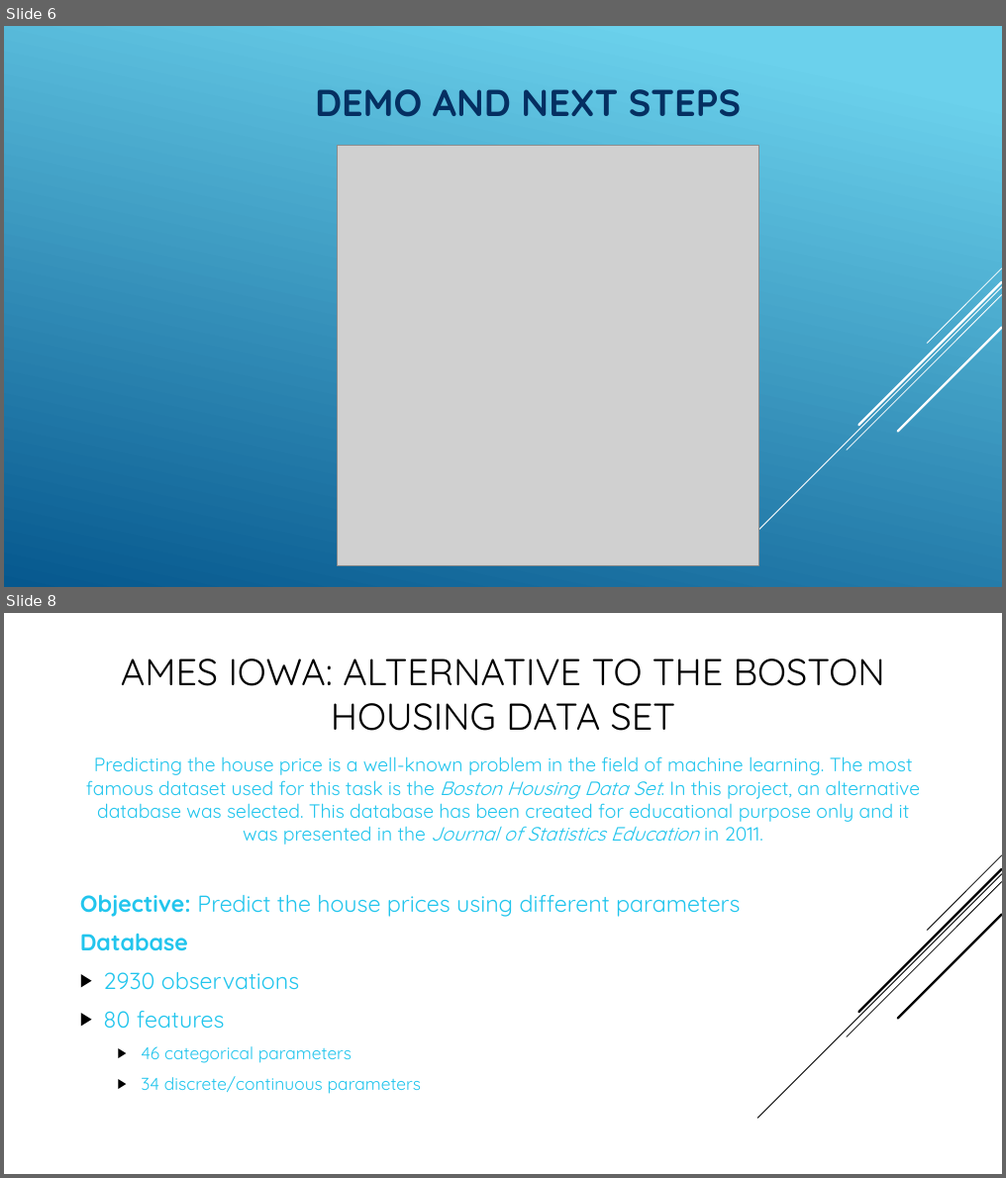
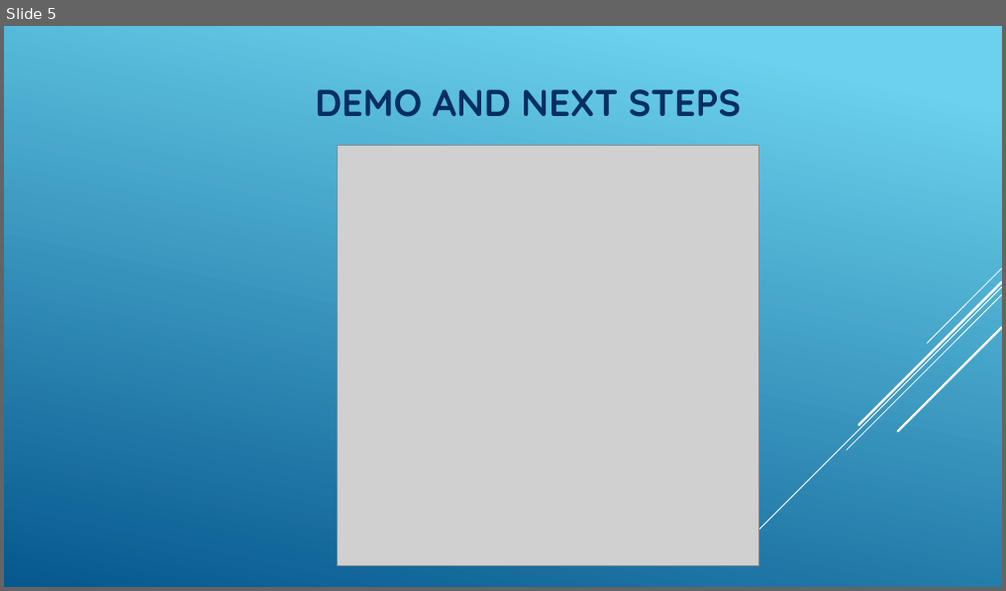
Before and after one commit to CherubiniArt/mini_project_m05, a slide deck: doc/project_status_21_09_2020.pptx. Shown one above the other, each under a label of ours: slides 6 and 8 before the commit, slide 5 after it; the slides between them are not shown. The pictures are 1006x1178 and 1006x591 pixels, drawn with LibreOffice and Linux fonts; fonts in the diff are those of the drawing; grey boxes stand for pictures. Boxes give left, top, right and bottom in pixels: in the first picture for what was removed or moved away, otherwise in the second. Text is boxed around its words. In the diff, an @@ line names an element or a change of style, - is before the commit and + after.

```diff
--- a/doc/project_status_21_09_2020.pptx
+++ b/doc/project_status_21_09_2020.pptx
@@ slide 8 removed at [4, 613, 1002, 1174], background #FFFFFF @@
@@ title removed at [121, 659, 885, 731] @@
-AMES IOWA: ALTERNATIVE TO THE BOSTON HOUSING DATA SET
@@ text removed at [80, 757, 920, 1094] @@
-Predicting the house price is a well-known problem in the field of machine learning. The most famous dataset used for this task is the Boston Housing Data Set. In this project, an alternative database was selected. This database has been created for educational purpose only and it was presented in the Journal of Statistics Education in 2011.
-Objective: Predict the house prices using different parameters
-Database
-▶ 2930 observations
-▶ 80 features
-  ▶ 46 categorical parameters
-  ▶ 34 discrete/continuous parameters
@@ group removed at [757, 856, 1002, 1118]: 5 lines @@
@@ what was slide 6 is now slide 5 @@
```
Also in this commit, not shown: 4 slides changed, 3 other slides removed.
